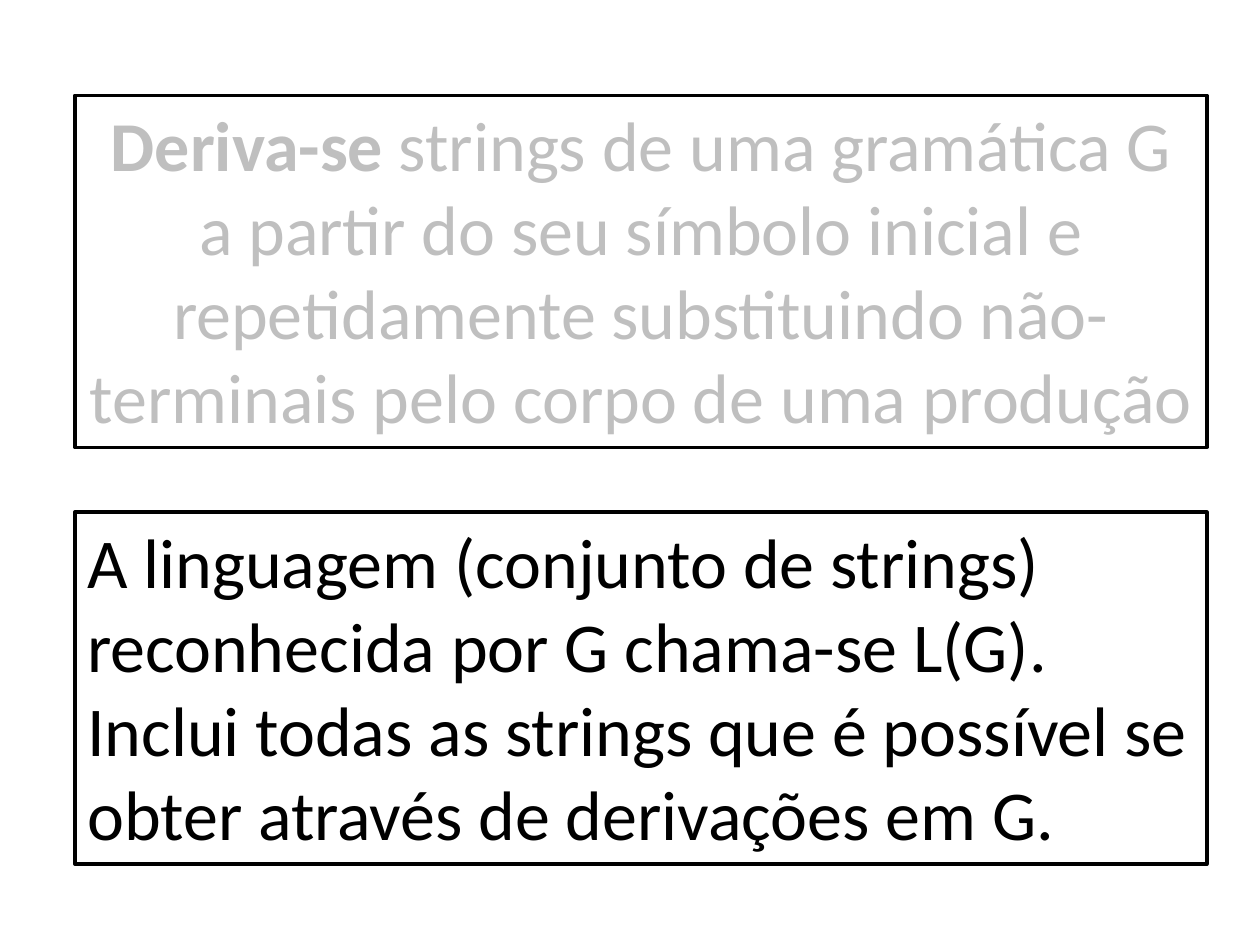
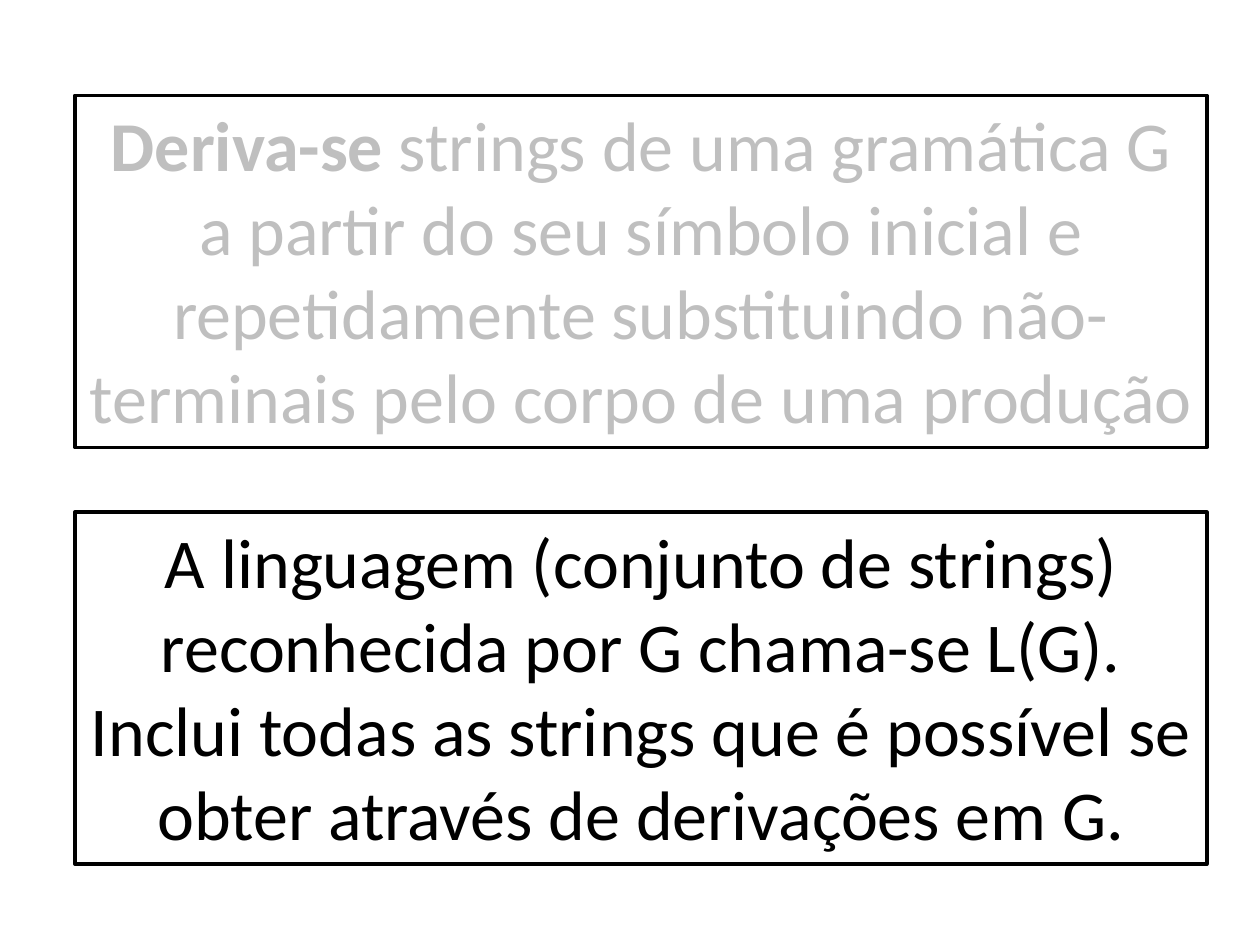
Before and after one commit to damorim/compilers-cin, a slide deck: slide 10 of slides-aulas/conceitos-basicos.pptx (slide 9 before the commit). Drawn at 1260x945 pixels with LibreOffice and Linux fonts; fonts in the diff are those of the drawing. Boxes give left, top, right and bottom in pixels: in the first picture for what was removed or moved away, otherwise in the second. Text is boxed around its words. In the diff, an @@ line names an element or a change of style, - is before the commit and + after.

```diff
--- a/slides-aulas/conceitos-basicos.pptx
+++ b/slides-aulas/conceitos-basicos.pptx
@@ rectangle "A linguagem (conjunto de strings) ..." at box(74, 512, 1206, 863): alignment left to centre @@
```
Also in this commit, not shown: 5 other slides changed, 1 slide added, 1 other file.
